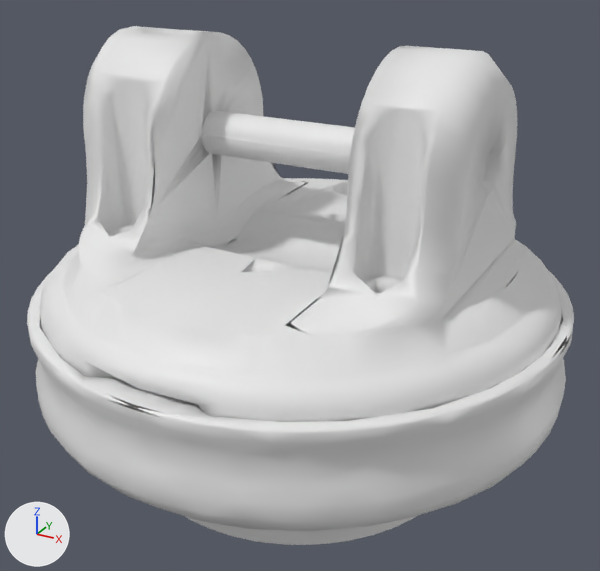
The OBJ model software/models/mit_gazebo_models/irobot_hand/meshes/finger_base_chull.obj as it was, and as the next commit left it.
Both versions are drawn from a 50 mm camera at (0.035, -0.0638, 0.0317) aimed at (0.0004, -0.0009, 0.0002). Every picture has the same lights, and +X, +Y and +Z are marked at lower left. Where no turn or scale is listed for an object, it has been applied to the vertices.

The older version as bpy lines, for what is in view:
```python
me_finger_base_chull = bpy.data.meshes.new('finger_base_chull')
me_finger_base_chull.from_pydata(...)  # 3820 vertices, 7499 faces; spans x -0.025..0.025, y -0.025..0.025, z -0.0175..0.0225
ob_finger_base_chull = bpy.data.objects.new('finger_base_chull', me_finger_base_chull)
ob_finger_base_chull.location = (0.0, 0.0, 0.0)
```
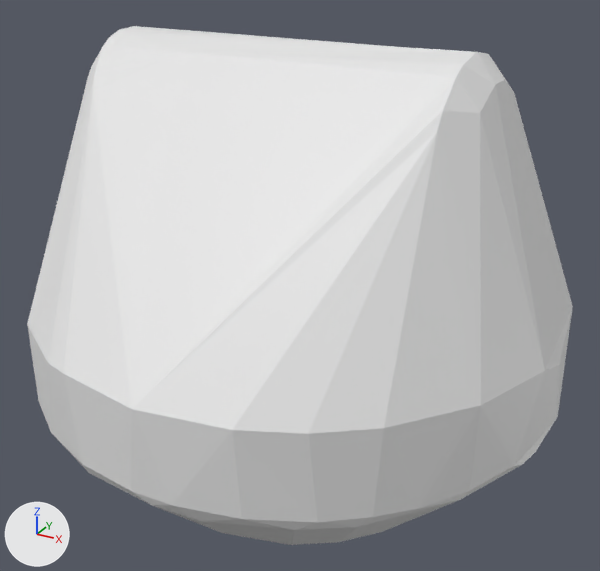
Boxes (x1, y1, x2, y2) around the edits, measured in the pictures (600 x 571 px):
'finger_base_chull', reshaped
    before: (27, 26, 574, 545)
    after: (27, 26, 573, 545)
part 1 of me_finger_base_chull, deleted
    before: (202, 111, 355, 174)
part 2 of me_finger_base_chull, deleted
    before: (27, 26, 574, 545)

The change in detail:
me_finger_base_chull is used by ob_finger_base_chull; location (0.0, 0.0, 0.0).
me_finger_base_chull had 3820 vertices, 7499 faces and spanned x -0.025..0.025, y -0.025..0.025, z -0.0175..0.0225.
me_finger_base_chull now has 136 vertices, 268 faces and spans x -0.025..0.025, y -0.025..0.025, z -0.0175..0.0225.
me_finger_base_chull part 1: the loose piece of 76 vertices spanning x -0.0199..0.0131, y -0.002..0.002, z 0.0115..0.0155 is deleted.
me_finger_base_chull part 2: 2652 vertices removed from x -0.025..0.025, y -0.025..0.025, z -0.0175..0.0225.
me_finger_base_chull part 3: the surface is now shaded flat.
